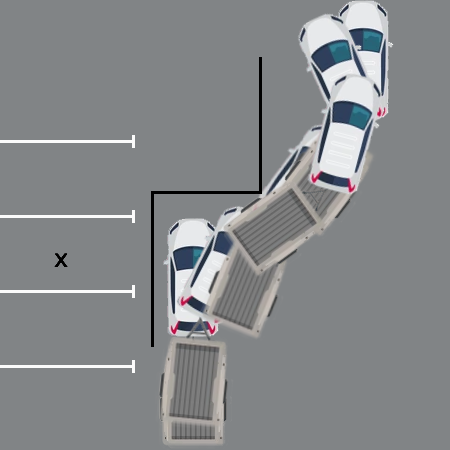
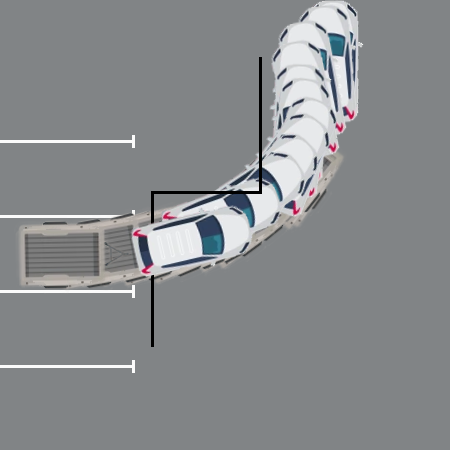
Layered file, before and after one edit (450x450). Changes by layer:
added group "_a_Frame 6 copy 12" with 5 layers above "_a_Frame 6 copy 11" over [15, 152, 262, 347]
moved "vogntog" (3rd of 22, in "_a_Frame 6 copy 12") into group "_a_Frame 6 copy 12" over [15, 126, 369, 295]
added group "_a_Frame 6 copy 11" with 5 layers above "_a_Frame 6 copy 10" over [48, 57, 283, 347]
moved "vogntog" (4th of 22, in "_a_Frame 6 copy 11") into group "_a_Frame 6 copy 11" over [48, 72, 383, 295]
removed group "_a_Frame 8" (5 layers) over [54, 57, 383, 347]
added group "_a_Frame 6 copy 10" with 5 layers above "_a_Frame 6 copy 9" over [54, 57, 307, 347]
moved "vogntog" (5th of 22, in "_a_Frame 6 copy 10") into group "_a_Frame 6 copy 10" over [82, 13, 386, 291]
removed group "_a_Frame 7" (5 layers) over [54, 13, 386, 347]
added group "_a_Frame 6 copy 9" with 5 layers above "_a_Frame 6 copy 8" over [54, 57, 320, 347]
added group "_a_Frame 6 copy 8" with 5 layers above "_a_Frame 6 copy 7" over [54, 57, 332, 347]
added group "_a_Frame 6 copy 7" with 5 layers above "_a_Frame 6 copy 6" over [54, 57, 339, 347]
added group "_a_Frame 6 copy 6" with 5 layers above "_a_Frame 6 copy 5" over [54, 57, 333, 347]
added group "_a_Frame 6 copy 5" with 5 layers above "_a_Frame 6 copy 4" over [54, 57, 331, 347]
added group "_a_Frame 6 copy 4" with 5 layers above "_a_Frame 6 copy 2" over [54, 39, 341, 347]
added group "_a_Frame 6 copy 2" with 5 layers above "_a_Frame 6 copy 3" over [54, 19, 348, 347]
added group "_a_Frame 6 copy 3" with 5 layers above "_a_Frame 6" over [54, 4, 358, 347]
hid group "_a_Frame 5" (5 layers) over [54, 57, 354, 347]
hid group "_a_Frame 4" (5 layers) over [54, 136, 269, 431]
moved "bil" (5th of 8, in "_a_Frame 3 copy" › "vogntog") into group "vogntog", painted on it over [161, 13, 386, 318]
hid group "_a_Frame 3" (5 layers) over [54, 152, 262, 450]
…and 60 more changes (40 added, 4 moved_by, 7 painted, 1 removed, 2 renamed, 12 stack, 1 visibility)
